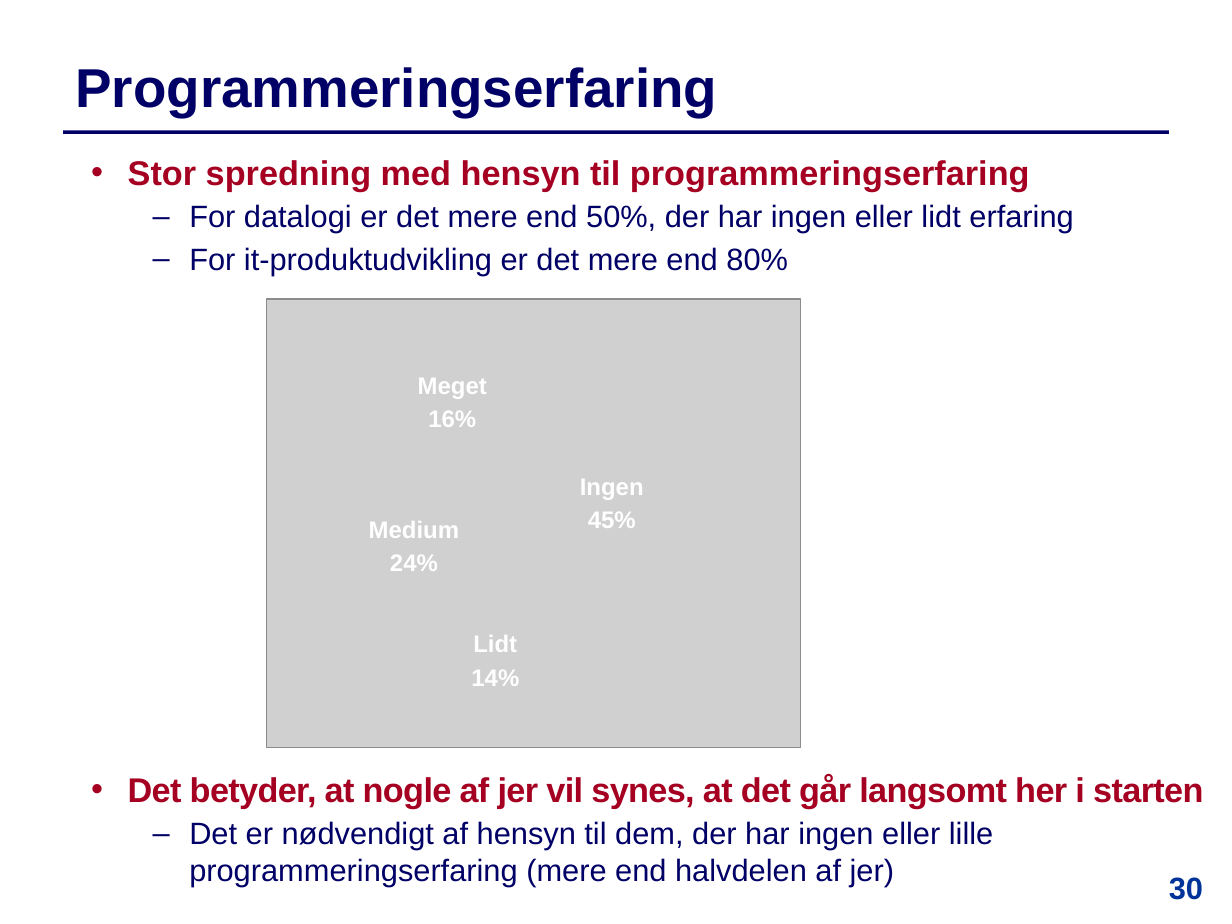
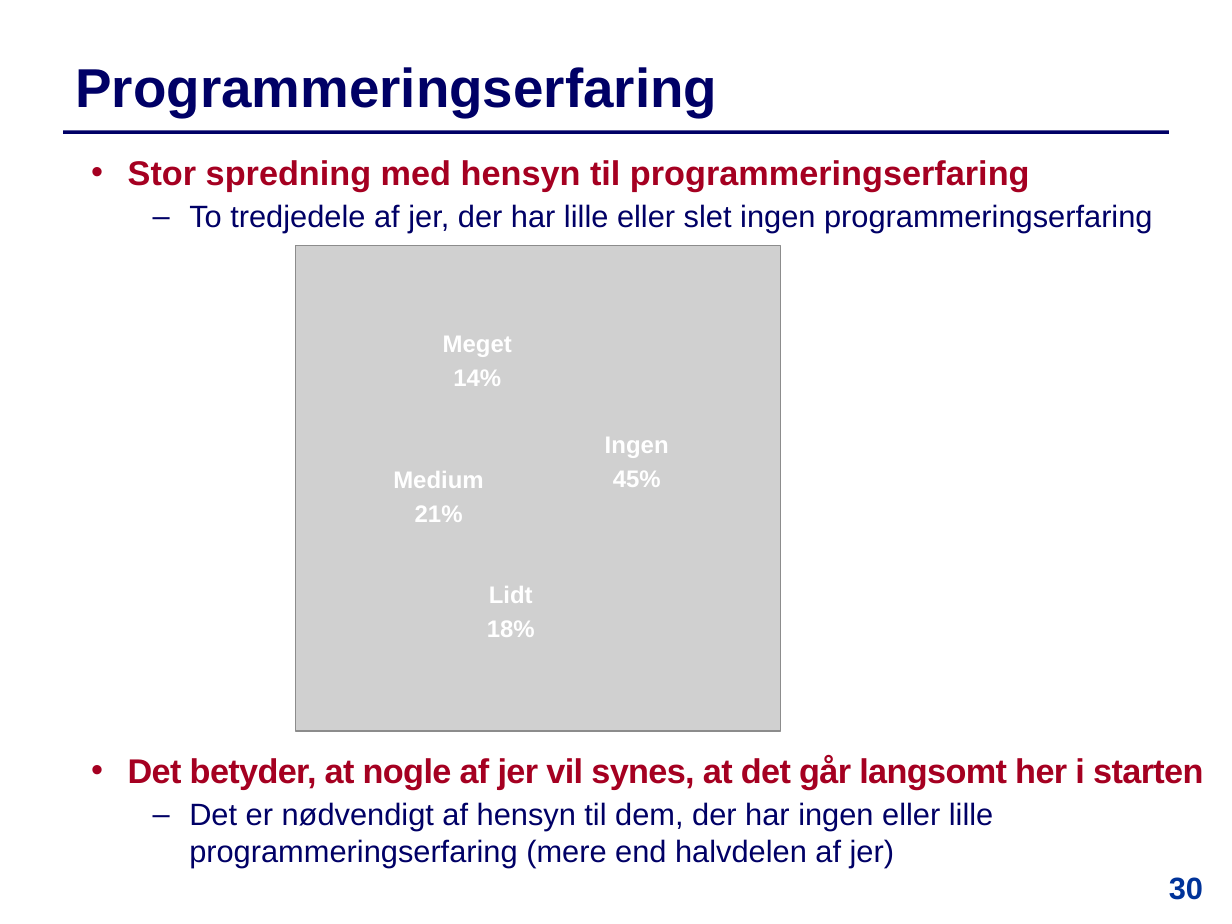
Before and after one commit to IntProgAU/Materiale, a slide deck: slide 30 of web/e24/uge_1a/Slides-Uge1-Mandag.pptx. Drawn at 1232x924 pixels with LibreOffice and Linux fonts; fonts in the diff are those of the drawing; grey boxes stand for pictures. Boxes give left, top, right and bottom in pixels: in the first picture for what was removed or moved away, otherwise in the second. Text is boxed around its words. In the diff, an @@ line names an element or a change of style, - is before the commit and + after.

```diff
--- a/web/e24/uge_1a/Slides-Uge1-Mandag.pptx
+++ b/web/e24/uge_1a/Slides-Uge1-Mandag.pptx
@@ text at (189,204,1153,233): text changed @@
-  – For datalogi er det mere end 50%, der har ingen eller lidt erfaring
-  – For it-produktudvikling er det mere end 80%
+  – To tredjedele af jer, der har lille eller slet ingen programmeringserfaring
@@ picture: place and size @@
-picture at (267,299,801,748)
+picture at (296,246,781,732)
@@ text "Meget": place and size @@
-text "Meget" at (418,378,487,427)
+text "Meget" at (443,336,512,386)
@@ text at (453,370,501,386): text changed @@
-16%
+14%
@@ text "Ingen": place and size @@
-text "Ingen" at (580,479,644,528)
+text "Ingen" at (605,437,669,487)
@@ text "Medium": place and size @@
-text "Medium" at (369,521,460,571)
+text "Medium" at (393,471,484,522)
@@ text at (415,506,463,522): text changed @@
-24%
+21%
@@ text "Lidt": place and size @@
-text "Lidt" at (471,635,519,686)
+text "Lidt" at (487,586,535,637)
@@ text at (487,621,535,637): text changed @@
-14%
+18%
@@ text "Det betyder, at nogle af ...": place and size @@
-text "Det betyder, at nogle af ..." at (128,774,1203,887)
+text "Det betyder, at nogle af ..." at (128,755,1203,868)
```
Also in this commit, not shown: 2 other slides changed, 1 other file.
